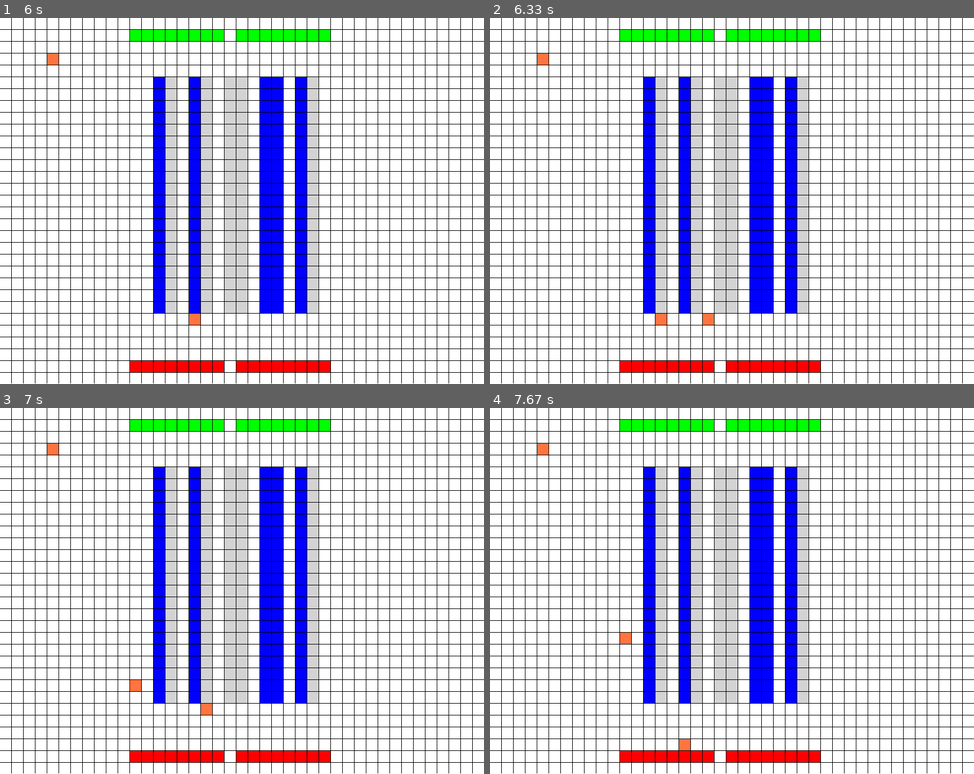
Above: before the commit, frames 1-4 (two rows, left to right).
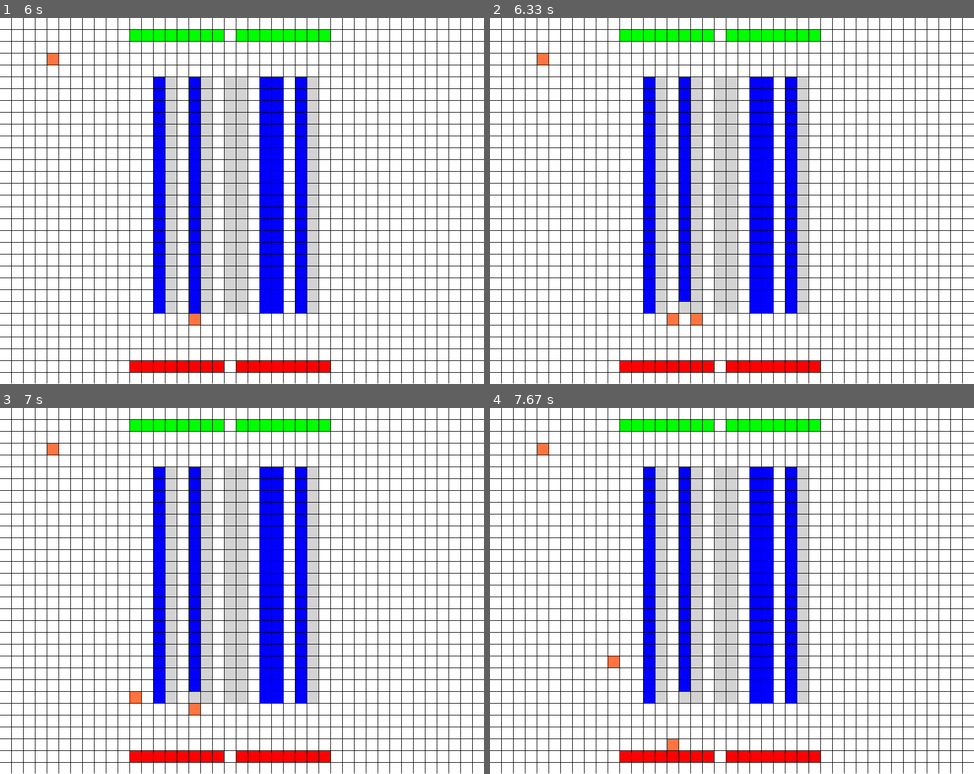
Above: after the commit, the same moments.

Repository: ironmann250/warehouse-simulator
Game: pygame game, started from interface.py
The game is run twice, just before and just after one commit, with the same random seed, the same clock (stepped at 60 frames per second) and the same inputs.
Inputs:
- Up to frame 1 (6 s): hold Right 0.33-0.8 s; hold Up 0.83-1.13 s; hold Right 1.17-1.63 s; hold Left 1.67-2.2 s; hold Down 2.23-2.6 s; hold Left 2.63-3.03 s; hold Up 3.07-3.43 s; hold Right 3.47-4.1 s; hold Down 4.13-4.53 s; hold Left 4.57-5.03 s; hold Right 5.07-5.53 s; hold Up 5.57-5.95 s; hold Right from 5.98 s (still down)
- Up to frame 2 (6.33 s): keep holding Right
- Up to frame 3 (7 s): release Right at 6.45 s; hold Left from 6.48 s (still down)
- Up to frame 4 (7.67 s): release Left at 7.02 s; hold Down 7.05-7.45 s; hold Left from 7.48 s (still down)

Frame 1 is identical in both runs. In frame 2, 0.4% of the frame differs, in the area x 34-47%, y 77-84%; in frame 3, 0.4%; in frame 4, 0.4%.

Commit message:
added test instructions

Diff:
--- a/config.py
+++ b/config.py
@@ -33,7 +33,9 @@
 
 TYPES=[0,1,2,3] #0 nothing, 1 crate, 2 input, 3 output, 4 is robot
 INSTRUCTIONS=[[[0,0],[17,25],'up'],  #[[FROM], [TO]] ID is what grid to what grid
-             [[17,25],[0,10],'down']]
+             [[17,25],[16,25],'up'],
+             [[16,25],[0,0],'up']
+             ]
 
 MIN_MAX_ORDERS=[1,5]
 
